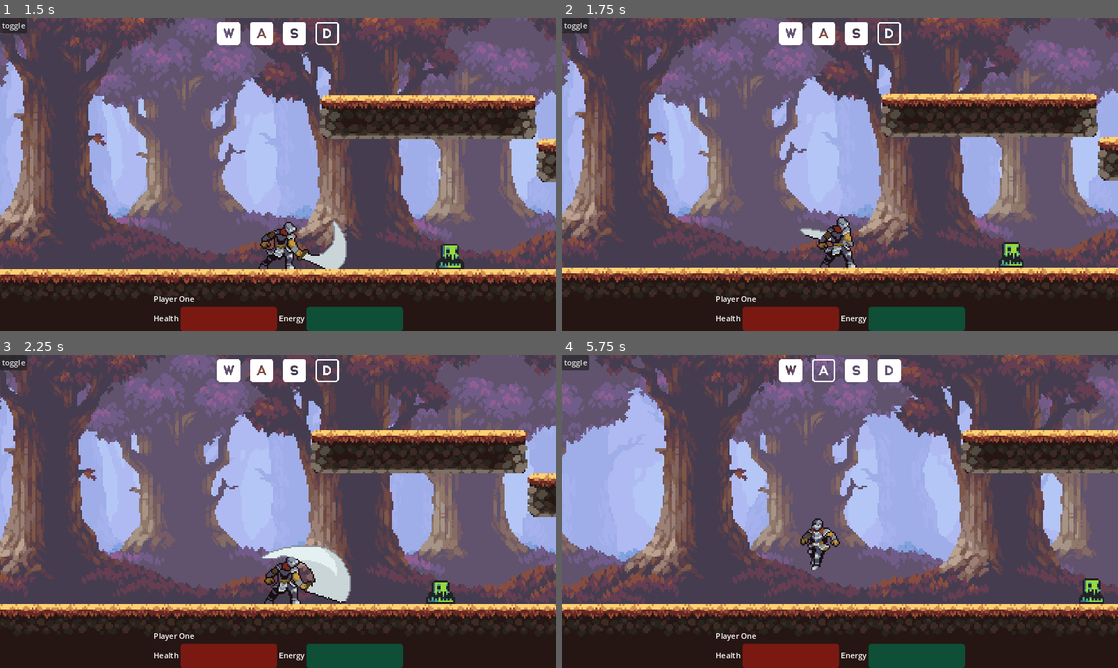
Above: before the commit, frames 1-4 (two rows, left to right).
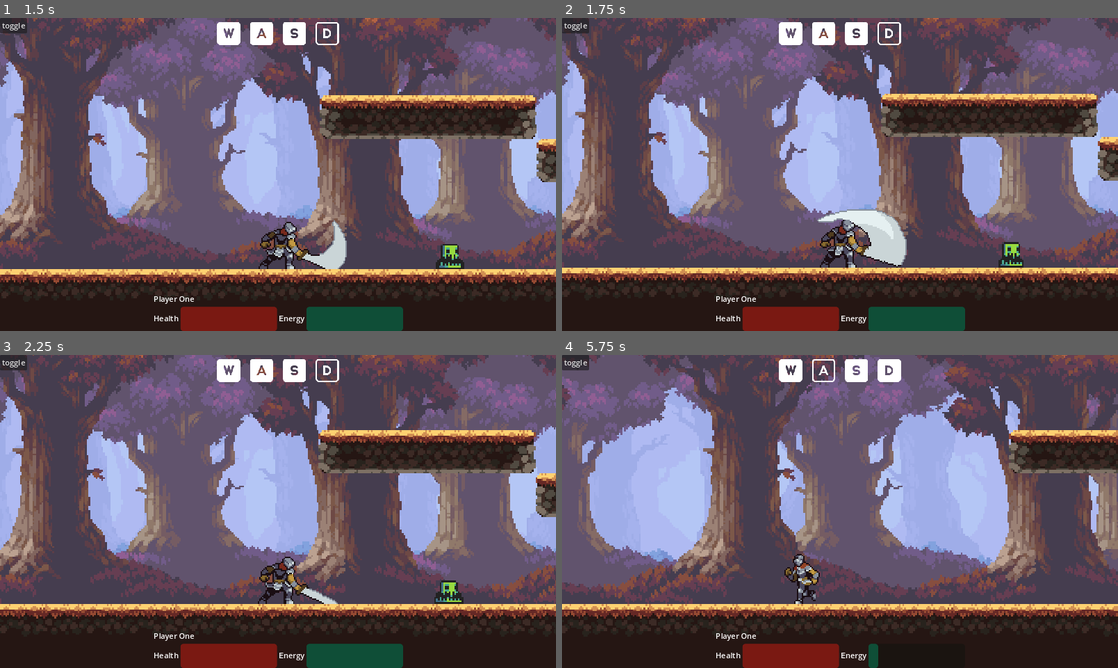
Above: after the commit, the same moments.

Repository: Unequipped/Untitled-Platformer
Game: Godot game, scene res://Scenes/Game/game.tscn
The game is run twice, just before and just after one commit, with the same random seed, the same clock (stepped at 60 frames per second) and the same inputs.
Inputs:
- Up to frame 1 (1.5 s): click "START GAME" at 0.5 s; hold D (right) from 1.28 s (still down); hold G (attack) from 1.28 s (still down)
- Up to frame 2 (1.75 s): keep holding D (right); keep holding G (attack); tap W (up) at 1.52 s
- Up to frame 3 (2.25 s): keep holding D (right); release G (attack) at 2.03 s; tap G (attack) at 2.1 s
- Up to frame 4 (5.75 s): tap W (up) at 2.27, 3.77, 4.52, 5.27 s; release D (right) at 2.78 s; hold A (left) 2.78-3.53 s; hold H (roll) 2.78-3.53 s; tap G (attack) at 3.05, 3.6, 5.3 s; hold D (right) 3.53-5.03 s; hold G (attack) 4.28-5.03 s; hold A (left) from 5.03 s (still down); tap H (roll) at 5.1 s

Frame 1 is identical in both runs. In frame 2, 2.0% of the frame differs, in the area x 42-62%, y 61-80%; in frame 3, 26%; in frame 4, 52%, in the area x 0-100%, y 0-100%.

Commit message:
don't like current implementation of attack2 so removed it

Diff:
--- a/Scenes/Entities/States/attack.gd
+++ b/Scenes/Entities/States/attack.gd
@@ -24,12 +24,12 @@
 	switch_state()
 
 func switch_state():
-	if inputManager.attack_inp() and !attack_playing and actor.is_on_floor():
-			Transitioned.emit(self, "attack2")
+	#if inputManager.attack_inp() and !attack_playing and actor.is_on_floor():
+			#Transitioned.emit(self, "attack2")
 
-	#elif !attack_playing:
+	#elif !attack_playing: #There seems to be this really weird attack bug and I think it's related to this
 		#Transitioned.emit(self, "idle")
 
-	elif !inputManager.attack_inp() and !attack_playing:
+	if !inputManager.attack_inp() and !attack_playing:
 		if actor.is_on_floor():
 			Transitioned.emit(self, "idle")
--- a/Scenes/Entities/components/hitbox_component.gd
+++ b/Scenes/Entities/components/hitbox_component.gd
@@ -10,4 +10,4 @@
 
 func register_attack(dmg_value):
 	health.take_dmg(dmg_value)
-	actor.animate("hurt")
+	print(actor.animate("hurt"))
--- a/Scenes/Entities/player/player.tscn
+++ b/Scenes/Entities/player/player.tscn
@@ -22,7 +22,6 @@
 [ext_resource type="Script" path="res://Scenes/Entities/States/fall.gd" id="13_pdonm"]
 [ext_resource type="Script" path="res://Scenes/Entities/States/jump.gd" id="15_2ioh0"]
 [ext_resource type="Script" path="res://Scenes/Entities/States/attack.gd" id="16_rblma"]
-[ext_resource type="Script" path="res://Scenes/Entities/States/attack2.gd" id="18_6og88"]
 [ext_resource type="Script" path="res://Scenes/Entities/States/roll.gd" id="20_fctga"]
 [ext_resource type="PackedScene" uid="uid://dbqvbechi74v5" path="res://Scenes/Menus/hud.tscn" id="21_25cfi"]
 [ext_resource type="Script" path="res://Scenes/Entities/States/crouch.gd" id="21_t1avu"]
@@ -617,10 +616,6 @@
 script = ExtResource("16_rblma")
 actor = NodePath("../..")
 
-[node name="attack2" type="Node" parent="state_machine" node_paths=PackedStringArray("actor")]
-script = ExtResource("18_6og88")
-actor = NodePath("../..")
-
 [node name="roll" type="Node" parent="state_machine" node_paths=PackedStringArray("actor")]
 script = ExtResource("20_fctga")
 actor = NodePath("../..")
Not shown: 1 places in Scenes/Entities/player/player.tscn that only renumber resources
